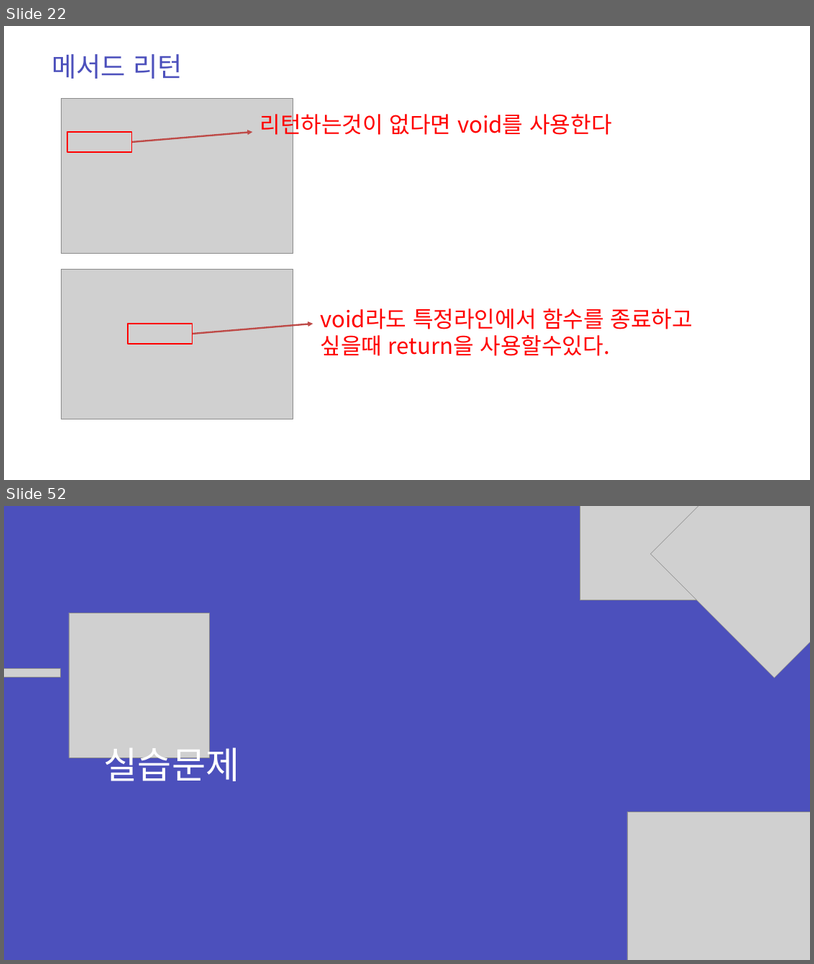
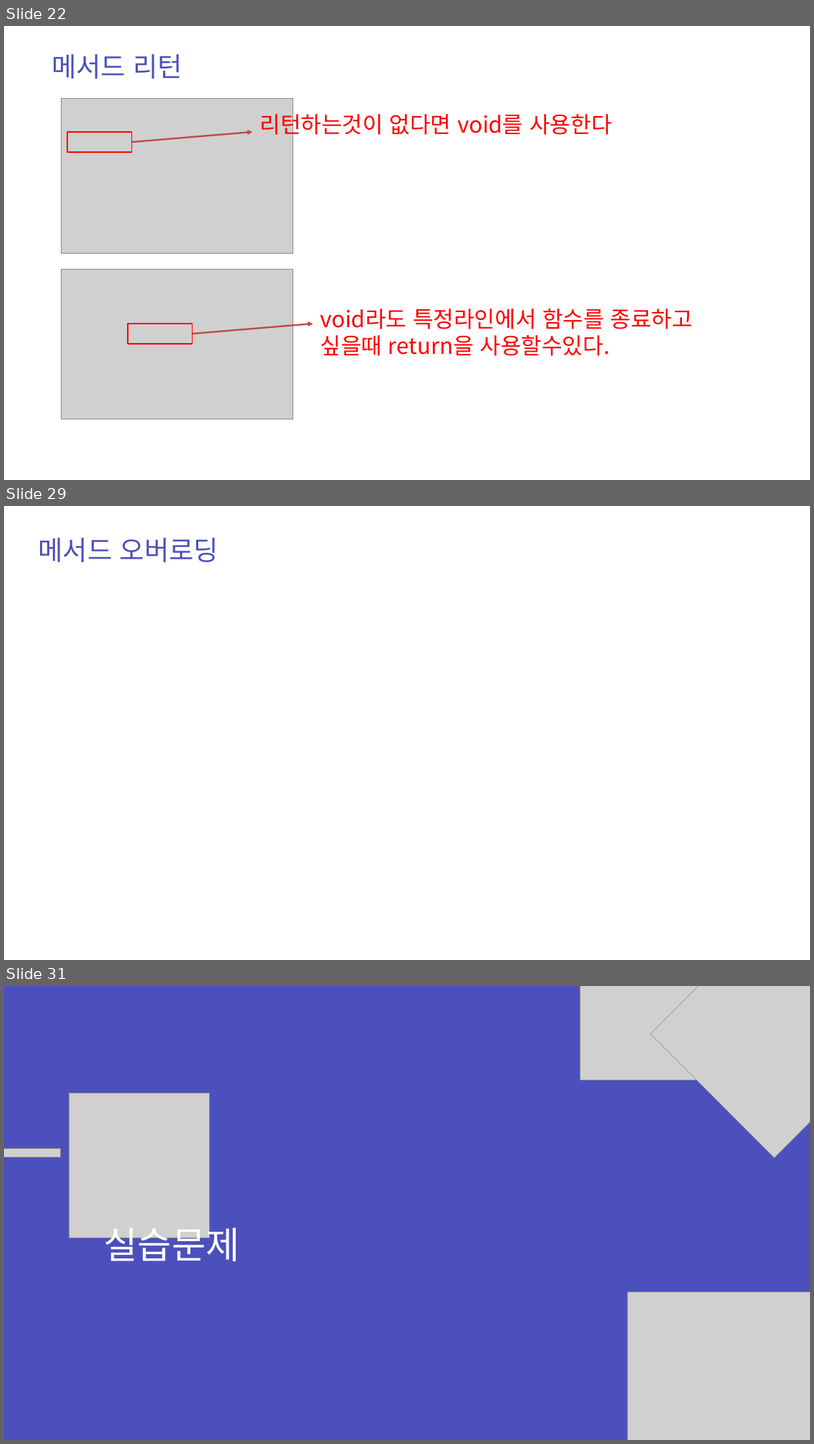
Before and after one commit to zest132/JavaLecture, a slide deck: JavaLecture/LectureFile/java 6강.pptx. Shown one above the other, each under a label of ours: slides 22 and 52 before the commit, slides 22, 29 and 31 after it; the slides between them are not shown. The pictures are 814x964 and 814x1444 pixels, drawn with LibreOffice and Linux fonts; fonts in the diff are those of the drawing; grey boxes stand for pictures. Boxes give left, top, right and bottom in pixels: in the first picture for what was removed or moved away, otherwise in the second. Text is boxed around its words. In the diff, an @@ line names an element or a change of style, - is before the commit and + after.

```diff
--- a/JavaLecture/LectureFile/java 6강.pptx
+++ b/JavaLecture/LectureFile/java 6강.pptx
@@ slide 29 added at box(4, 506, 810, 960), background #FFFFFF @@
@@ text added at box(39, 538, 219, 562), 48 pt, text #4C50BC @@
+메서드 오버로딩
@@ what was slide 52 is now slide 31 @@
```
Also in this commit, not shown: 3 slides changed, 5 other slides added, 27 slides removed, 3 other files.
